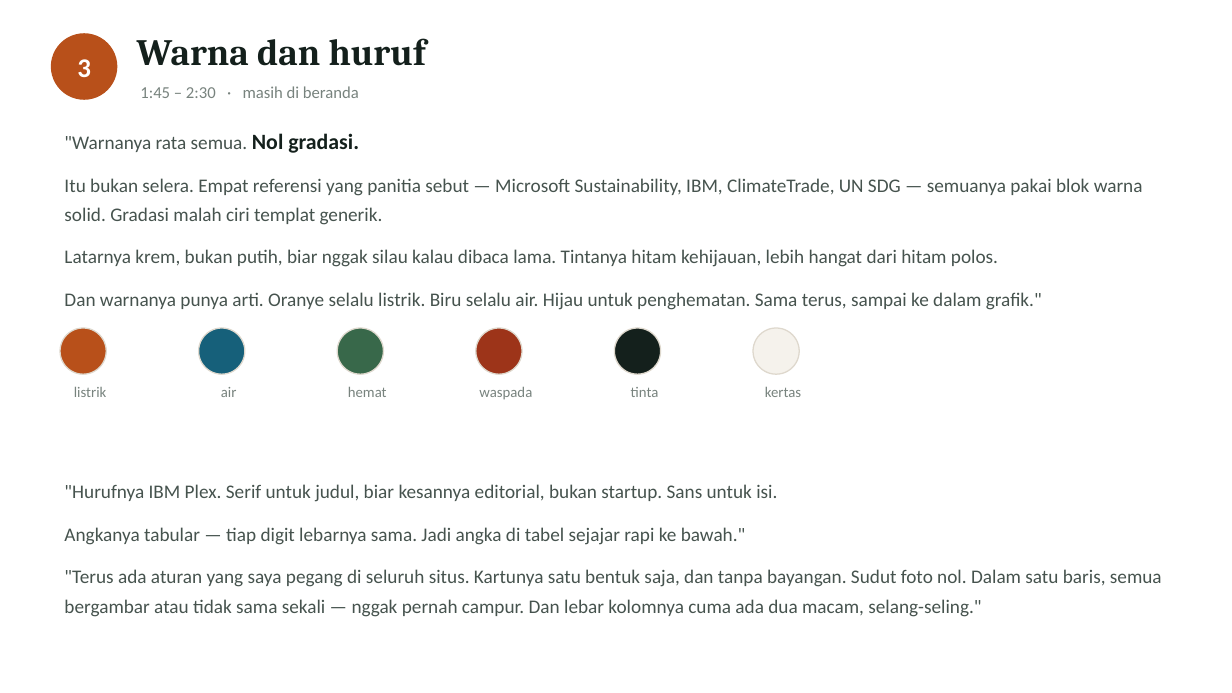
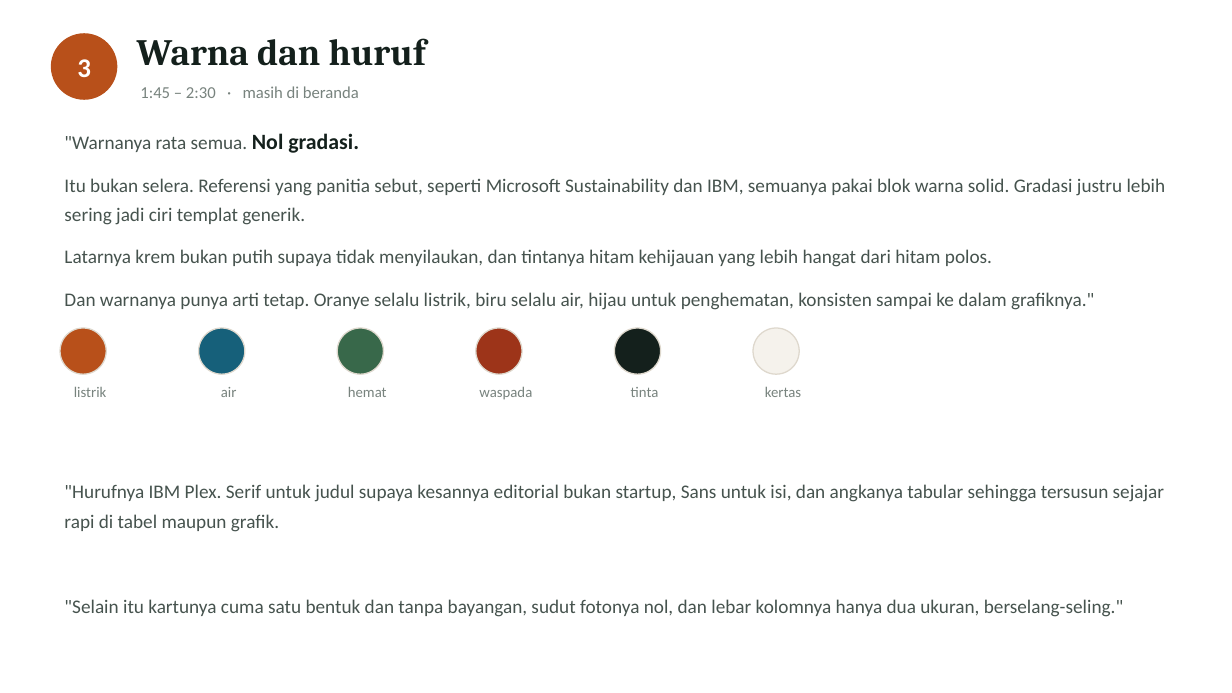
Before and after one commit to GianneAngely/halo-itcc2026, a slide deck: slide 5 of latihan-final/Naskah Presentasi HALO.pptx. Drawn at 1232x693 pixels with LibreOffice and Linux fonts; fonts in the diff are those of the drawing. Boxes give left, top, right and bottom in pixels: in the first picture for what was removed or moved away, otherwise in the second. Text is boxed around its words. In the diff, an @@ line names an element or a change of style, - is before the commit and + after.

Commit message:
Naskah ditulis ulang supaya mengalir dan muat sepuluh menit
Versi sebelumnya kalimatnya patah-patah, lebih mirip daftar yang
dibacakan daripada orang yang sedang menjelaskan. Sekarang kalimatnya
disambung dengan sebab-akibat, dan daftar tiga kata yang dipotong-potong
dibuang.

Kalimat meta seperti menjelaskan aturan sendiri ikut dibuang karena
memakan waktu tanpa menambah nilai. Naskahnya turun ke 856 kata,
sekitar sembilan menit di tempo pelan, ditambah waktu untuk mengklik.

```diff
--- a/latihan-final/Naskah Presentasi HALO.pptx
+++ b/latihan-final/Naskah Presentasi HALO.pptx
@@ text at box(64, 178, 1166, 310): text changed @@
-Itu bukan selera. Empat referensi yang panitia sebut — Microsoft Sustainability, IBM, ClimateTrade, UN SDG — semuanya pakai blok warna solid. Gradasi malah ciri templat generik.
-Latarnya krem, bukan putih, biar nggak silau kalau dibaca lama. Tintanya hitam kehijauan, lebih hangat dari hitam polos.
-Dan warnanya punya arti. Oranye selalu listrik. Biru selalu air. Hijau untuk penghematan. Sama terus, sampai ke dalam grafik."
+Itu bukan selera. Referensi yang panitia sebut, seperti Microsoft Sustainability dan IBM, semuanya pakai blok warna solid. Gradasi justru lebih sering jadi ciri templat generik.
+Latarnya krem bukan putih supaya tidak menyilaukan, dan tintanya hitam kehijauan yang lebih hangat dari hitam polos.
+Dan warnanya punya arti tetap. Oranye selalu listrik, biru selalu air, hijau untuk penghematan, konsisten sampai ke dalam grafiknya."
@@ text at box(64, 484, 1164, 617): text changed @@
-"Hurufnya IBM Plex. Serif untuk judul, biar kesannya editorial, bukan startup. Sans untuk isi.
-Angkanya tabular — tiap digit lebarnya sama. Jadi angka di tabel sejajar rapi ke bawah."
-"Terus ada aturan yang saya pegang di seluruh situs. Kartunya satu bentuk saja, dan tanpa bayangan. Sudut foto nol. Dalam satu baris, semua bergambar atau tidak sama sekali — nggak pernah campur. Dan lebar kolomnya cuma ada dua macam, selang-seling."
+"Hurufnya IBM Plex. Serif untuk judul supaya kesannya editorial bukan startup, Sans untuk isi, dan angkanya tabular sehingga tersusun sejajar rapi di tabel maupun grafik.
+"Selain itu kartunya cuma satu bentuk dan tanpa bayangan, sudut fotonya nol, dan lebar kolomnya hanya dua ukuran, berselang-seling."
```
Also in this commit, not shown: 12 other slides changed.
